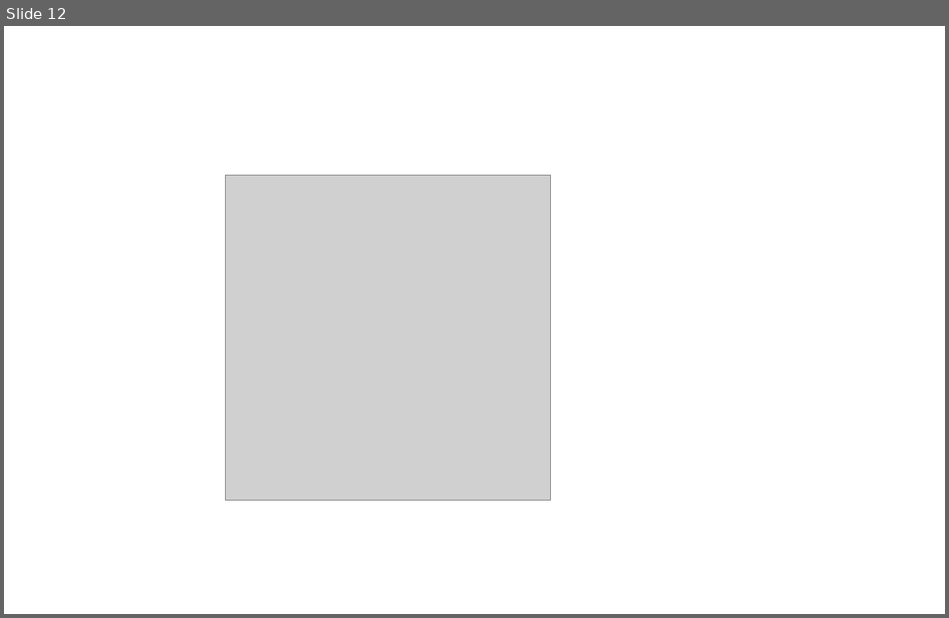
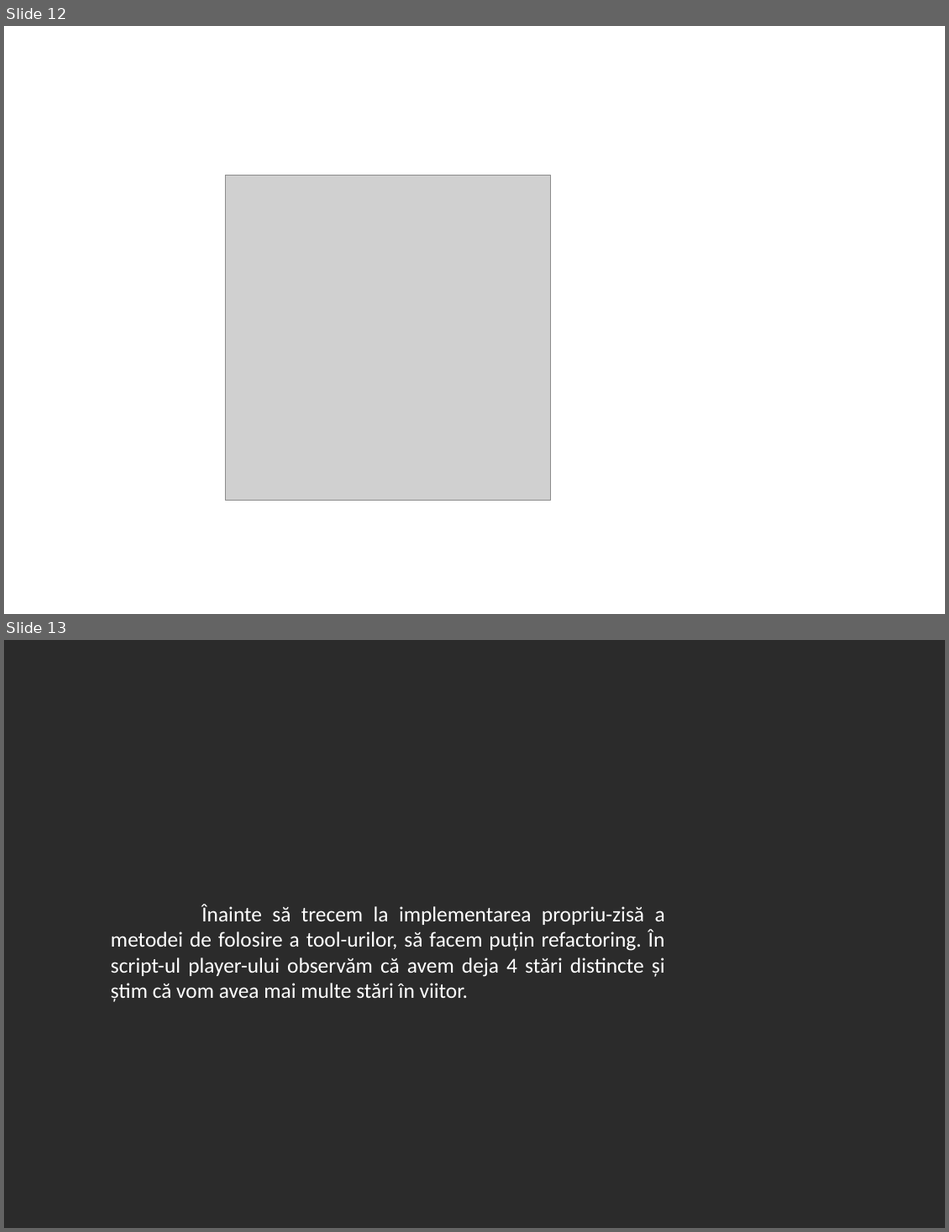
Before and after one commit to 0xspiderr/gdc-upt-presentations, a slide deck: presentation_3/presentation_3.odp. Shown one above the other, each under a label of ours: slide 12 before the commit, slides 12 and 13 after it. The pictures are 949x618 and 949x1232 pixels, drawn with LibreOffice and Linux fonts; fonts in the diff are those of the drawing; grey boxes stand for pictures; background and template pictures are left out; a plain dark background stands for a picture behind light text. Boxes give left, top, right and bottom in pixels: in the first picture for what was removed or moved away, otherwise in the second. Text is boxed around its words. In the diff, an @@ line names an element or a change of style, - is before the commit and + after.

```diff
--- a/presentation_3/presentation_3.odp
+++ b/presentation_3/presentation_3.odp
@@ slide 13 added at (4,640,945,1228), background picture (left out) @@
@@ text added at (111,904,665,1002), 18 pt, text #FFFFFF @@
+Înainte să trecem la implementarea propriu-zisă a metodei de folosire a tool-urilor, să facem puțin refactoring. În script-ul player-ului observăm că avem deja 4 stări distincte și știm că vom avea mai multe stări în viitor.
```
Also in this commit, not shown: 13 other slides added, 6 other files.
